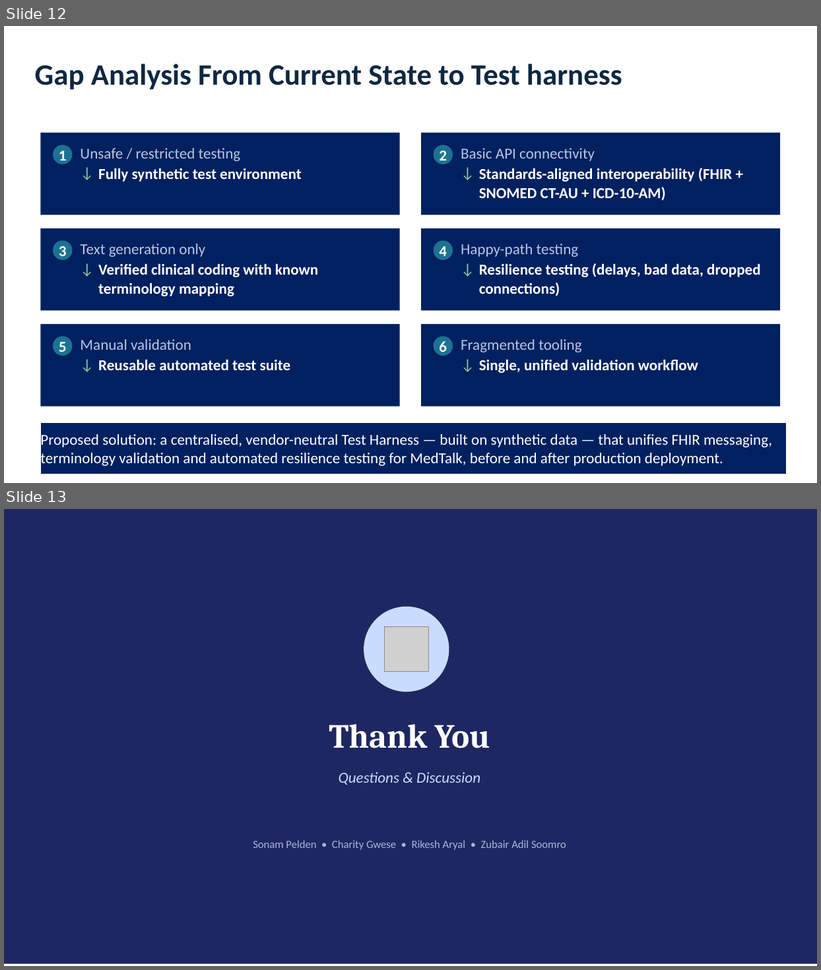
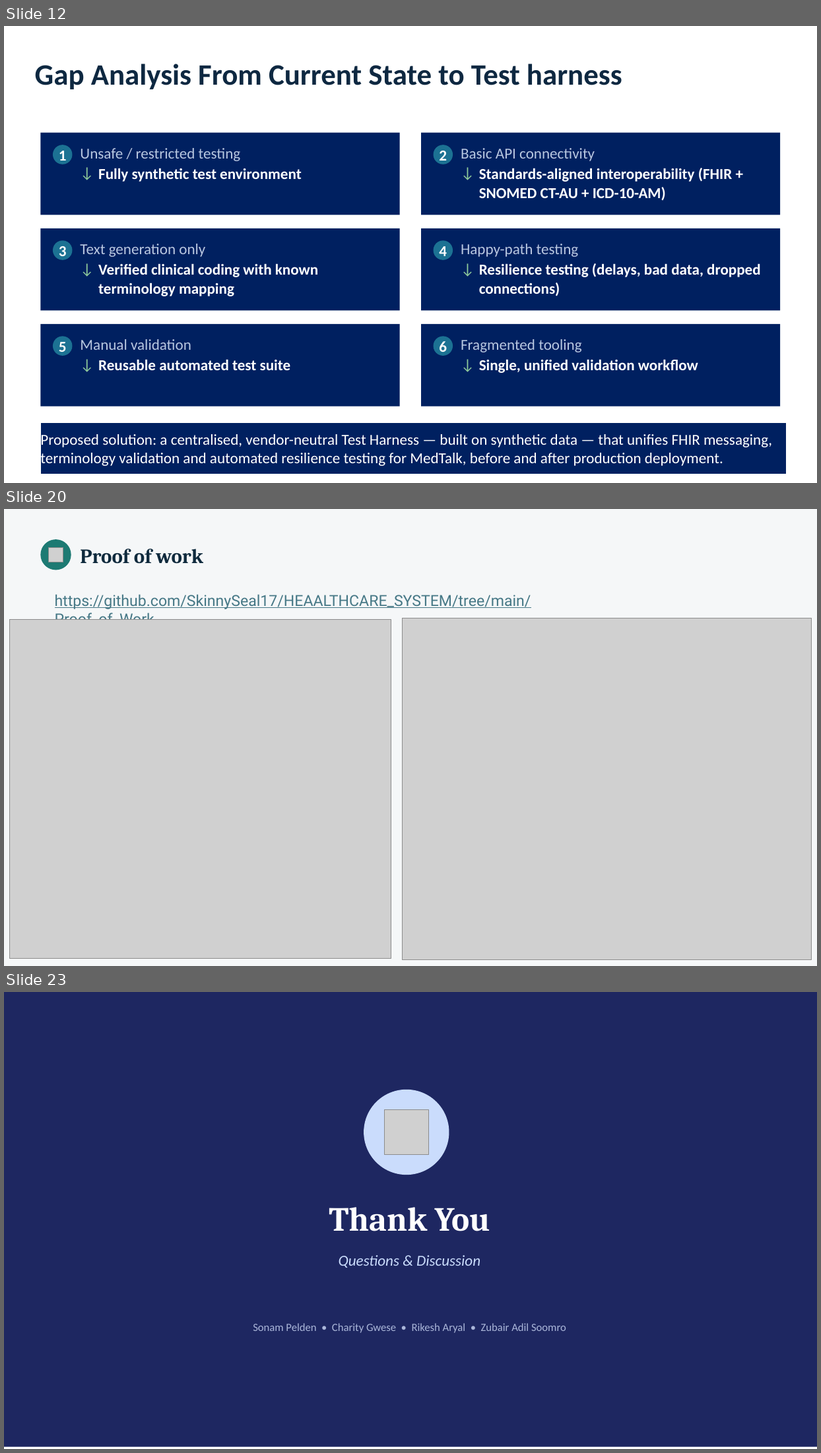
Before and after one commit to SkinnySeal17/HEAALTHCARE_SYSTEM, a slide deck: DOCUMENTS/Presentation_Assignment2.pptx. Shown one above the other, each under a label of ours: slides 12 and 13 before the commit, slides 12, 20 and 23 after it; the slides between them are not shown. The pictures are 821x970 and 821x1453 pixels, drawn with LibreOffice and Linux fonts; fonts in the diff are those of the drawing; grey boxes stand for pictures. Boxes give left, top, right and bottom in pixels: in the first picture for what was removed or moved away, otherwise in the second. Text is boxed around its words. In the diff, an @@ line names an element or a change of style, - is before the commit and + after.

```diff
--- a/DOCUMENTS/Presentation_Assignment2.pptx
+++ b/DOCUMENTS/Presentation_Assignment2.pptx
@@ slide 20 added at <box>4,509,817,966</box>, background #F5F7F8 @@
@@ ellipse added at <box>40,539,71,570</box>, fill #1D7A73 @@
@@ picture added at <box>48,547,63,562</box> @@
@@ text added at <box>80,549,203,564</box>, 24 pt, text #0F2A3D, bold @@
+Proof of work
@@ text added at <box>55,594,531,620</box>, 18 pt, text #467886, underline @@
+https://github.com/SkinnySeal17/HEAALTHCARE_SYSTEM/tree/main/Proof_of_Work
@@ picture added at <box>10,619,391,959</box> @@
@@ picture added at <box>403,618,812,960</box> @@
@@ what was slide 13 is now slide 23 @@
```
Also in this commit, not shown: 9 other slides added.
